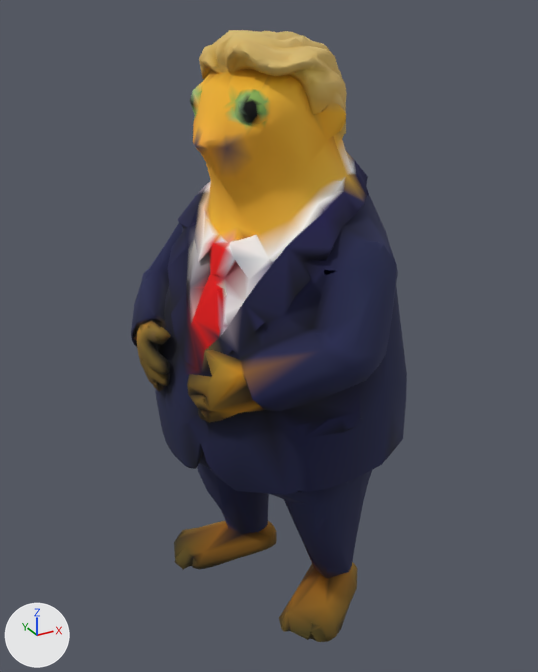
What one commit did to the glTF model models/spectator.glb.
Before and after are seen from a 50 mm lens placed at (-0.601, -1.103, 1.119), pointed at (0.009, 0.006, 0.564). Lighting does not change. The marker at lower left points along +X, +Y and +Z. The first picture is the older version.

The first picture shows 'spectator'.
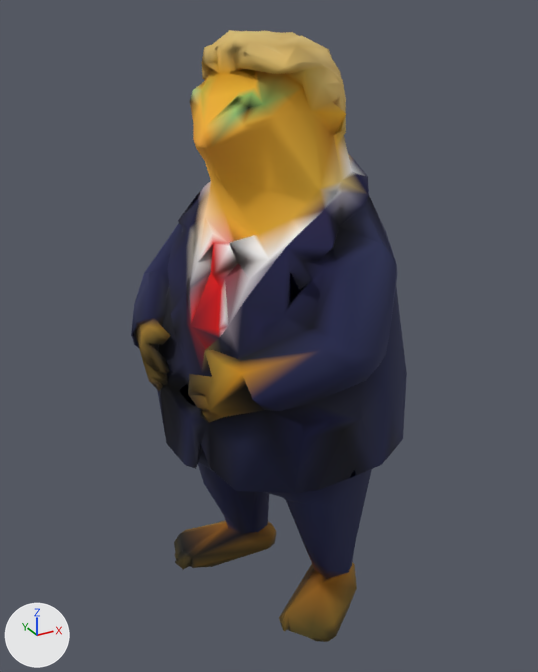
Boxes (x1, y1, x2, y2) around the edits, measured in the pictures (538 x 672 px):
part 1 of me_spectator, cut back: before (131, 30, 406, 642); after (223, 514, 241, 533)

The edits, one by one:
me_spectator is used by ob_spectator; location (0.0, 0.0, 0.0).
me_spectator had 3775 vertices, 7847 faces and spanned x -0.229..0.27, y -0.268..0.249, z 0.0..1.089.
me_spectator now has 794 vertices, 1581 faces and spans x -0.229..0.269, y -0.268..0.247, z 0.0..1.089.
me_spectator part 1: 1 vertex moved within x -0.034, y 0.132, z 0.085; 2981 vertices removed from x -0.229..0.27, y -0.243..0.249, z 0.0..1.088.
